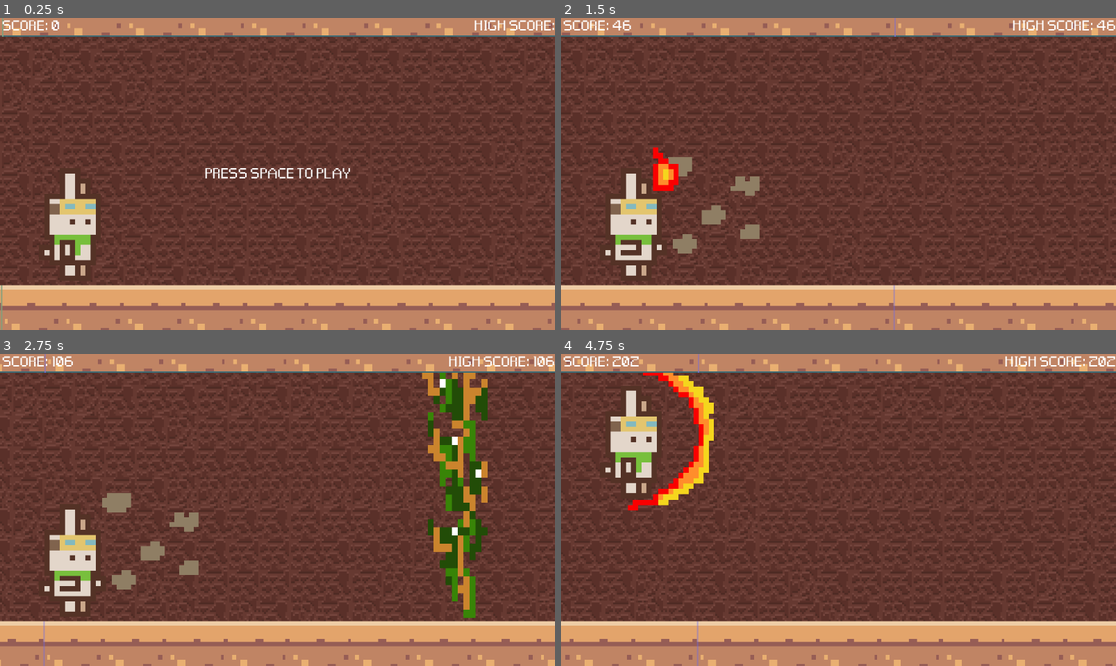
Above: before the commit, frames 1-4 (two rows, left to right).
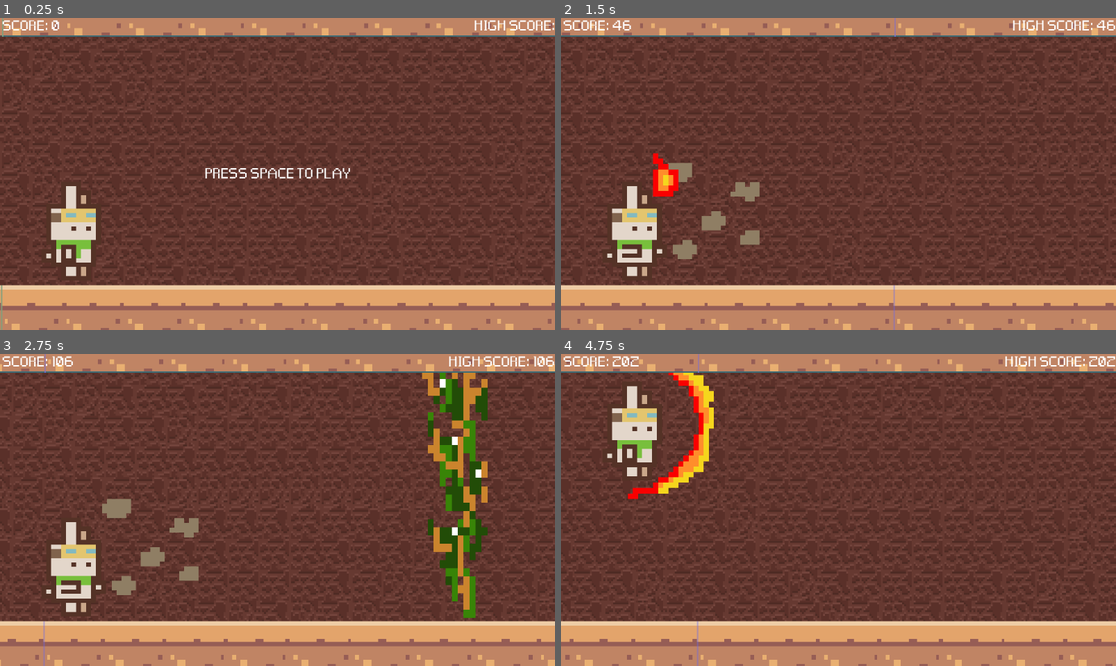
Above: after the commit, the same moments.

Repository: maryandrearv/the-elemental-path
Game: Godot game, scene res://scenes/main.tscn
Same seed, same stepped clock (60 frames per second), same inputs: the game is played once before the commit and once after it. This scene is started directly instead of the project's main scene.
Inputs:
- Up to frame 1 (0.25 s): no input
- Up to frame 2 (1.5 s): tap Space at 0.5 s; tap E (earth) at 0.6 s; tap Enter (ui_accept) at 0.77 s; tap R (fire) at 1.35 s
- Up to frame 3 (2.75 s): tap Enter (ui_accept) at 1.52 s; tap E (earth) at 2.1 s
- Up to frame 4 (4.75 s): tap R (fire) at 2.85, 4.35 s; tap Enter (ui_accept) at 3.02, 3.77, 4.52 s; tap E (earth) at 3.6 s

The runs differ from the first frame. In frame 1, 1.2% of the frame differs, in the area x 7-19%, y 48-83%; in frame 2, 2.5%; in frame 3, 2.2%; in frame 4, 3.6%, in the area x 7-28%, y 6-51%.

Commit message:
Fixed a few sizings and placements for platform, and shortened the height of echo a bit. Still encountering bugs

Diff:
--- a/runner/runner/main.gd
+++ b/runner/runner/main.gd
@@ -179,7 +179,7 @@
 			obs = platform_scene.instantiate()
 			var obs_height = obs.get_node("Sprite2D").texture.get_height()
 			var obs_scale = obs.get_node("Sprite2D").scale
-			var obs_y : int = (screen_size.y - ground_height - ceiling_height) / 1.90 - obs_height / 3
+			var obs_y : int = (screen_size.y - ground_height - ceiling_height) / 1.83 - obs_height / 3
 
 			add_obs(obs, obs_x, obs_y)
 
@@ -278,7 +278,5 @@
 		obstacles.erase(area)
 
 func _on_vine_collided():
-	$Echo.velocity = Vector2.ZERO
-	if $Echo.position.x <= 0:
-		game_over()
-		print("Game over: Collided with vine")
+	print("Game over: Collided with vine")
+	game_over()
--- a/runner/runner/scenes/Echo.tscn
+++ b/runner/runner/scenes/Echo.tscn
@@ -105,7 +105,7 @@
 }]
 
 [sub_resource type="RectangleShape2D" id="RectangleShape2D_2nvop"]
-size = Vector2(11.5, 20)
+size = Vector2(11.5, 17.6667)
 
 [sub_resource type="AtlasTexture" id="AtlasTexture_gmeea"]
 atlas = ExtResource("2_qb8ms")
@@ -170,13 +170,13 @@
 
 [node name="Echo" type="AnimatedSprite2D" parent="."]
 texture_filter = 1
-position = Vector2(3, 40)
-scale = Vector2(5.34375, 5.3125)
+position = Vector2(4, 40.75)
+scale = Vector2(5.15625, 4.67188)
 sprite_frames = SubResource("SpriteFrames_k886e")
 animation = &"cast"
 
 [node name="RunCol" type="CollisionShape2D" parent="."]
-position = Vector2(1.5, 39)
+position = Vector2(2, 40)
 scale = Vector2(6, 6)
 shape = SubResource("RectangleShape2D_2nvop")
 
--- a/runner/runner/scenes/slash.gd
+++ b/runner/runner/scenes/slash.gd
@@ -3,8 +3,8 @@
 # Called when the node enters the scene tree for the first time.
 func _ready():
 	self.add_to_group("Slash")
-	connect("area_entered", Callable(self, "on_area_entered"))
-
+	connect("area_entered", Callable(self, "_on_area_entered"))
+	connect("area_entered", Callable(self, "_on_vine_collided"))
 	set_process(true)
 	visible = false
 
@@ -18,3 +18,7 @@
 		print("Slash hit vine")
 		area.destroy_vine()
 		queue_free()
+
+func _on_vine_collided(body):
+	if body.name == "Echo":  # Ensure it only triggers with the player character
+		print("Collision detected with vine")
